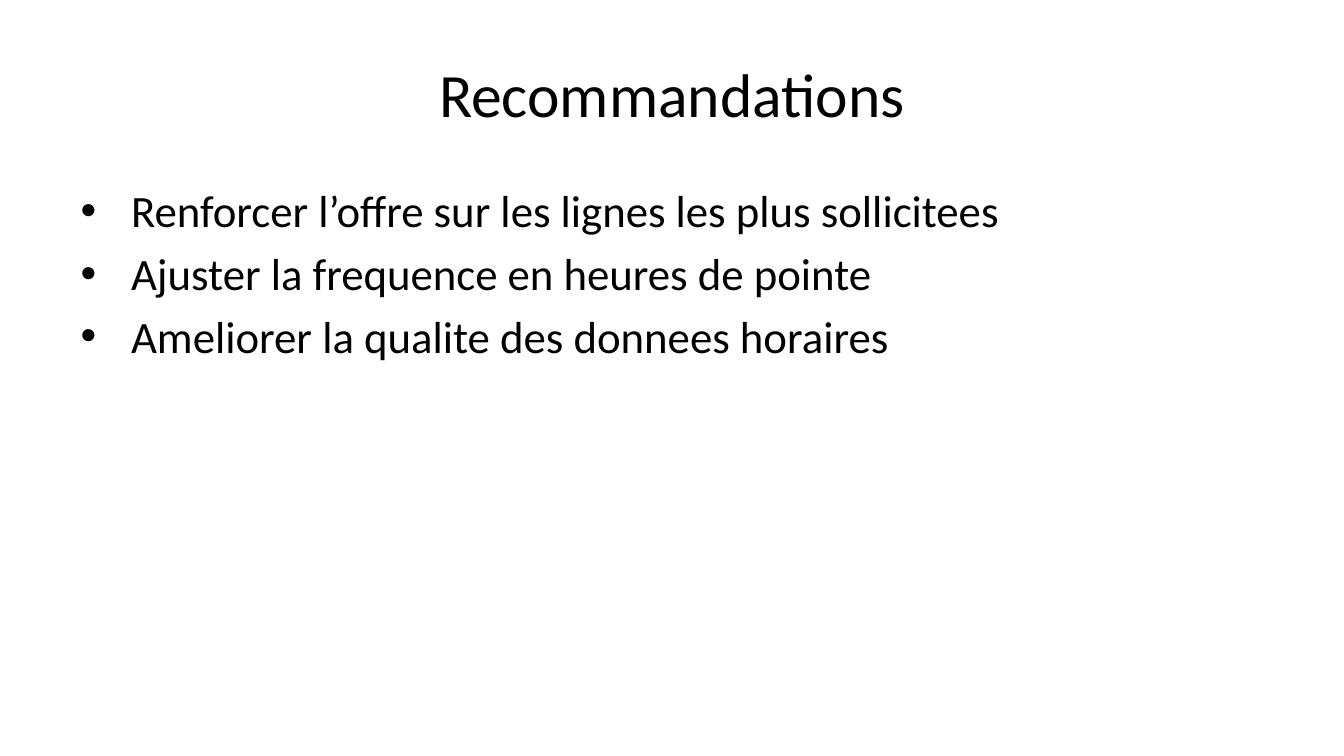
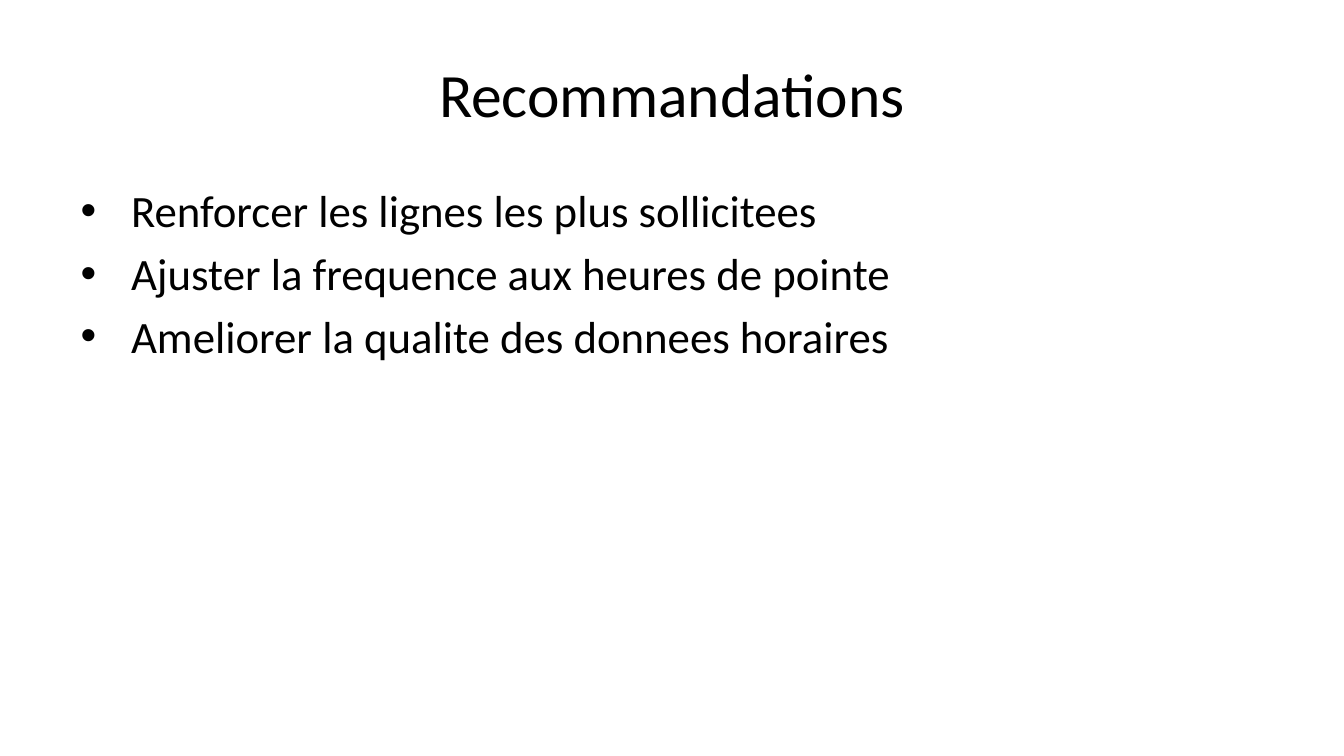
Before and after one commit to OumarouAhmed/Projet_R, a slide deck: slide 10 of docs/slides/presentation.pptx (slide 8 before the commit). Drawn at 1344x756 pixels with LibreOffice and Linux fonts; fonts in the diff are those of the drawing. Boxes give left, top, right and bottom in pixels: in the first picture for what was removed or moved away, otherwise in the second. Text is boxed around its words. In the diff, an @@ line names an element or a change of style, - is before the commit and + after.

```diff
--- a/docs/slides/presentation.pptx
+++ b/docs/slides/presentation.pptx
@@ text at box(131, 196, 889, 298): text changed @@
-• Renforcer l’offre sur les lignes les plus sollicitees
-• Ajuster la frequence en heures de pointe
+• Renforcer les lignes les plus sollicitees
+• Ajuster la frequence aux heures de pointe
```
Also in this commit, not shown: 6 other slides changed, 3 slides added, 2 other files.
